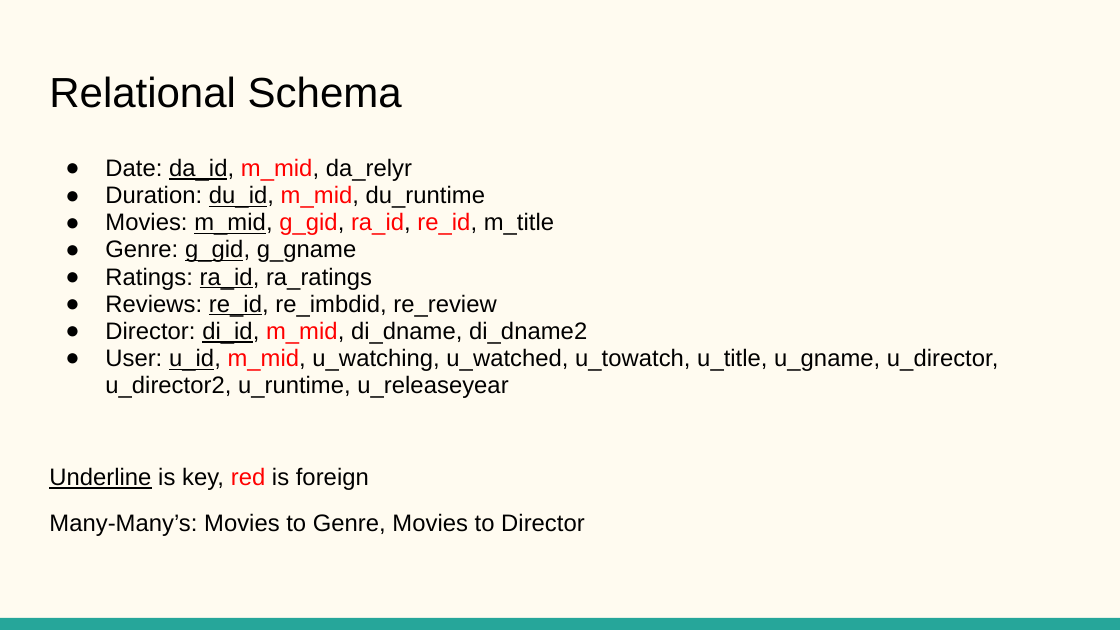
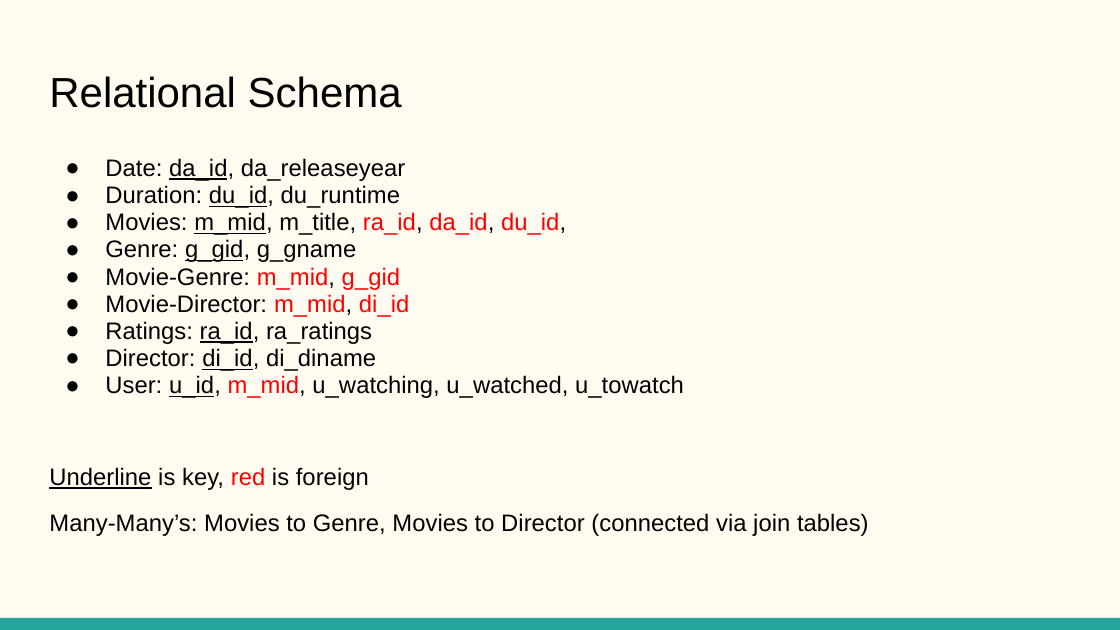
Before and after one commit to winstonlou/CSE111-Project, a slide deck: slide 5 of CSE111_ProjectUpdated.pptx. Drawn at 1120x630 pixels with LibreOffice and Linux fonts; fonts in the diff are those of the drawing. Boxes give left, top, right and bottom in pixels: in the first picture for what was removed or moved away, otherwise in the second. Text is boxed around its words. In the diff, an @@ line names an element or a change of style, - is before the commit and + after.

```diff
--- a/CSE111_ProjectUpdated.pptx
+++ b/CSE111_ProjectUpdated.pptx
@@ text at (x1=105, y1=158, x2=566, y2=235): text changed @@
-● Date: da_id, m_mid, da_relyr
-● Duration: du_id, m_mid, du_runtime
-● Movies: m_mid, g_gid, ra_id, re_id, m_title
+● Date: da_id, da_releaseyear
+● Duration: du_id, du_runtime
+● Movies: m_mid, m_title, ra_id, da_id, du_id,
@@ text at (x1=105, y1=267, x2=409, y2=317): paragraphs added @@
+● Movie-Genre: m_mid, g_gid
+● Movie-Director: m_mid, di_id
@@ text at (x1=105, y1=348, x2=684, y2=398): text changed @@
-● Reviews: re_id, re_imbdid, re_review
-● Director: di_id, m_mid, di_dname, di_dname2
-● User: u_id, m_mid, u_watching, u_watched, u_towatch, u_title, u_gname, u_director, u_director2, u_runtime, u_releaseyear
+● Director: di_id, di_diname
+● User: u_id, m_mid, u_watching, u_watched, u_towatch
@@ text at (x1=49, y1=513, x2=869, y2=536): text changed @@
-Many-Many’s: Movies to Genre, Movies to Director
+Many-Many’s: Movies to Genre, Movies to Director (connected via join tables)
```
Also in this commit, not shown: 1 other slide changed.
